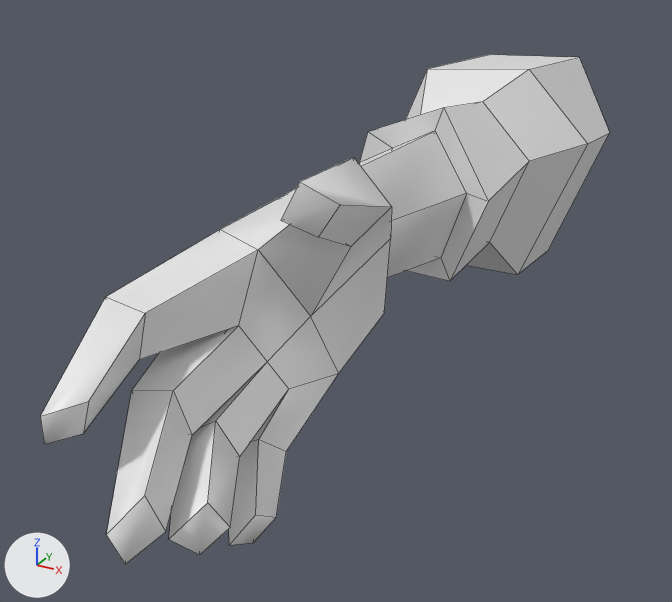
What one commit did to the FBX model Assets/3DModels/Miriam/Miriam_Hand.fbx.
Before and after are seen from a 50 mm camera at (0.158, -0.353, 0.126) aimed at (-0.009, -0.048, -0.026). Arrows for +X, +Y and +Z are at lower left; the lights stay in place. The picture after the commit comes second. Mesh edges are drawn as thin lines. Where no turn or scale is listed for an object, it has been applied to the vertices.

Objects in the first picture: 'Model'.
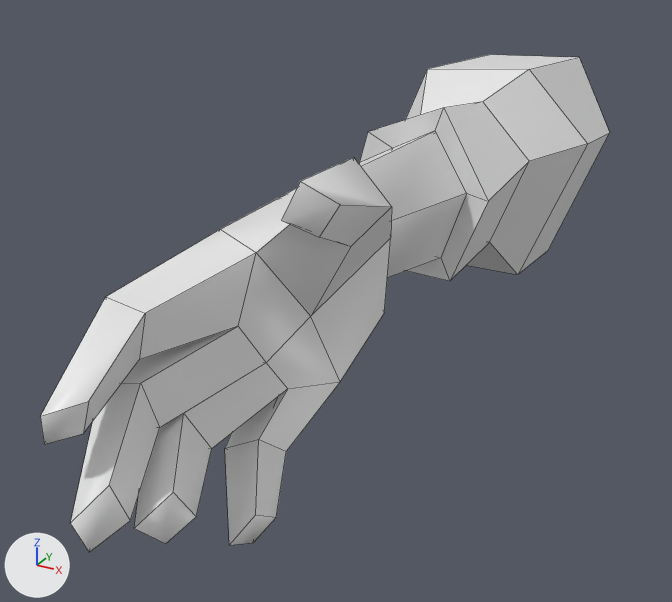
Commit message: hand touchups

The change, as JSON lines over the scene's bpy script:
```json
{"block": "me_cube_001", "where": "# used by ob_model"}
{"op": "remove", "block": "me_cube_001", "code": "me_cube_001.from_pydata(...)  # 186 vertices, 184 faces; spans x -0.059..0.052, y -0.22..0.155, z -0.062..0.057"}
{"op": "add", "block": "me_cube_001", "code": "me_cube_001.from_pydata(...)  # 186 vertices, 184 faces; spans x -0.059..0.052, y -0.221..0.155, z -0.062..0.057"}
{"block": "me_cube_001", "change": "me_cube_001 part 1: 38 of 186 vertices moved; they spanned x -0.006..0.033, y -0.22..-0.094, z -0.035..0.037 and now span x -0.017..0.022, y -0.221..-0.098, z -0.035..0.035; mean shift (-0.009, -0.001, 0.0); largest move (0.012, -0.16, -0.018) -> (0.0, -0.161, -0.018)"}
{"block": "me_cube_001", "change": "me_cube_001 part 2: edges marked sharp go from 267 to 274"}
```

Boxes (x1, y1, x2, y2) around the edits, measured in the pictures (672 x 602 px; the box of a moved part takes in the faces that stretch with it):
```json
{"object": "Model", "change": "reshaped", "before": [40, 55, 610, 564], "after": [40, 55, 610, 552]}
{"part": 1, "of": "me_cube_001", "change": "moved or reshaped", "before": [106, 189, 391, 564], "after": [70, 188, 391, 552]}
{"part": 2, "of": "me_cube_001", "change": "shading changed", "before": [87, 172, 391, 564], "after": [70, 172, 391, 552]}
```
